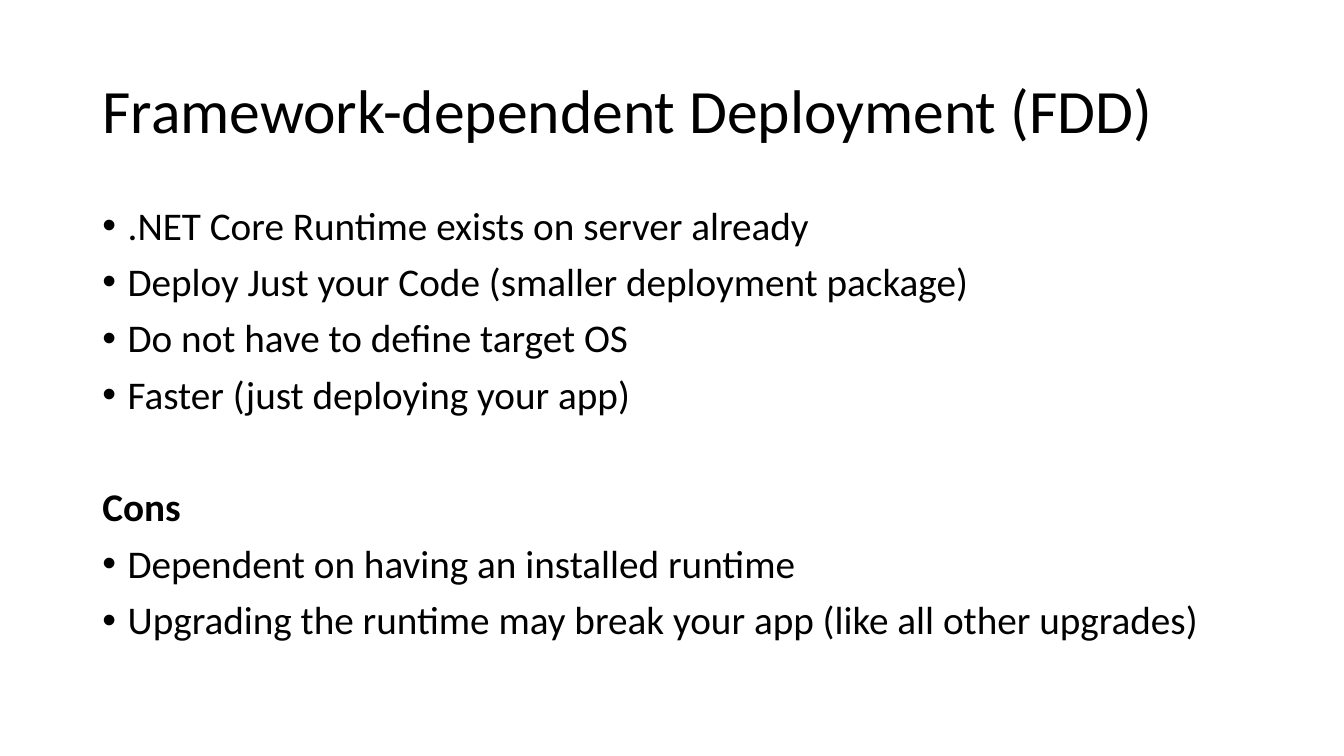
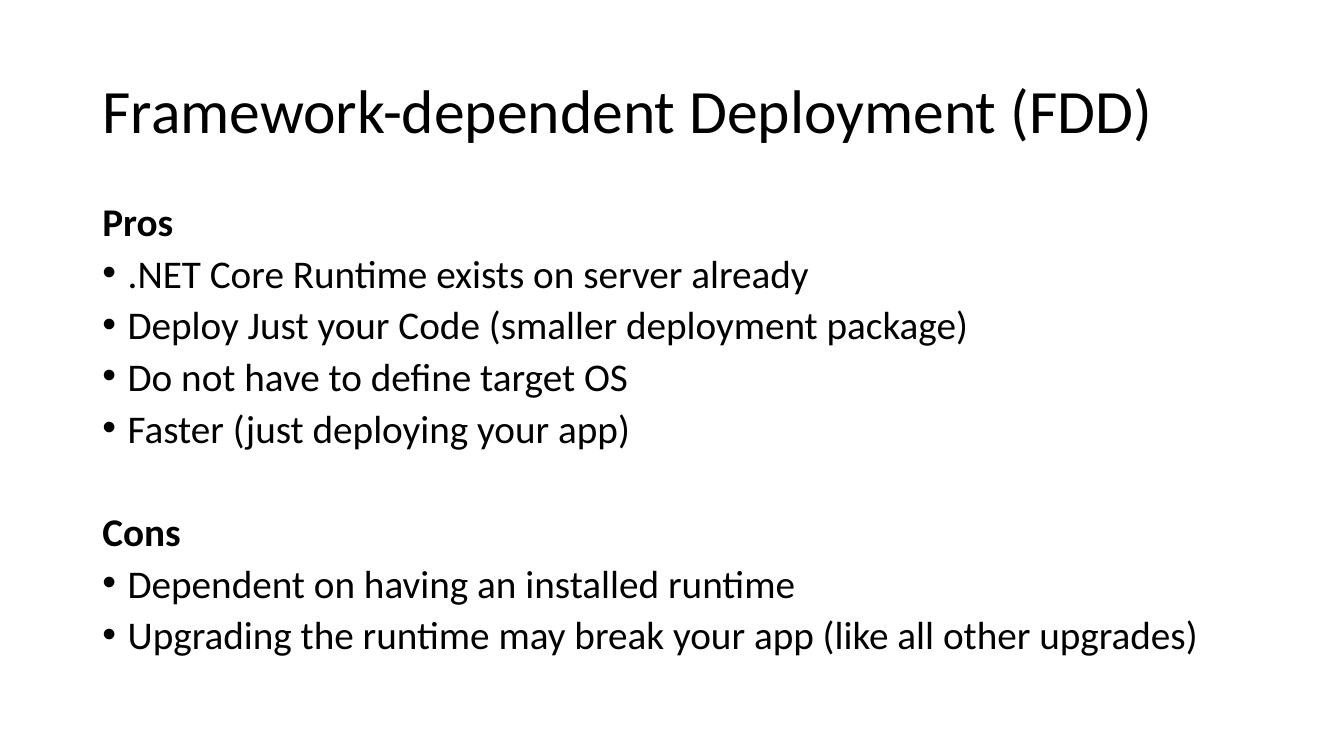
Before and after one commit to isaacrlevin/levin-talks, a slide deck: slide 9 of ASP.NETCoreDeployment/Ship It Good.pptx. Drawn at 1344x756 pixels with LibreOffice and Linux fonts; fonts in the diff are those of the drawing. Boxes give left, top, right and bottom in pixels: in the first picture for what was removed or moved away, otherwise in the second. Text is boxed around its words. In the diff, an @@ line names an element or a change of style, - is before the commit and + after.

```diff
--- a/ASP.NETCoreDeployment/Ship It Good.pptx
+++ b/ASP.NETCoreDeployment/Ship It Good.pptx
@@ text at box(102, 210, 173, 237): paragraph added @@
+Pros
@@ text at box(102, 260, 1197, 656): line spacing 0.9 to 0.8 @@
```
Also in this commit, not shown: 5 other slides changed.
